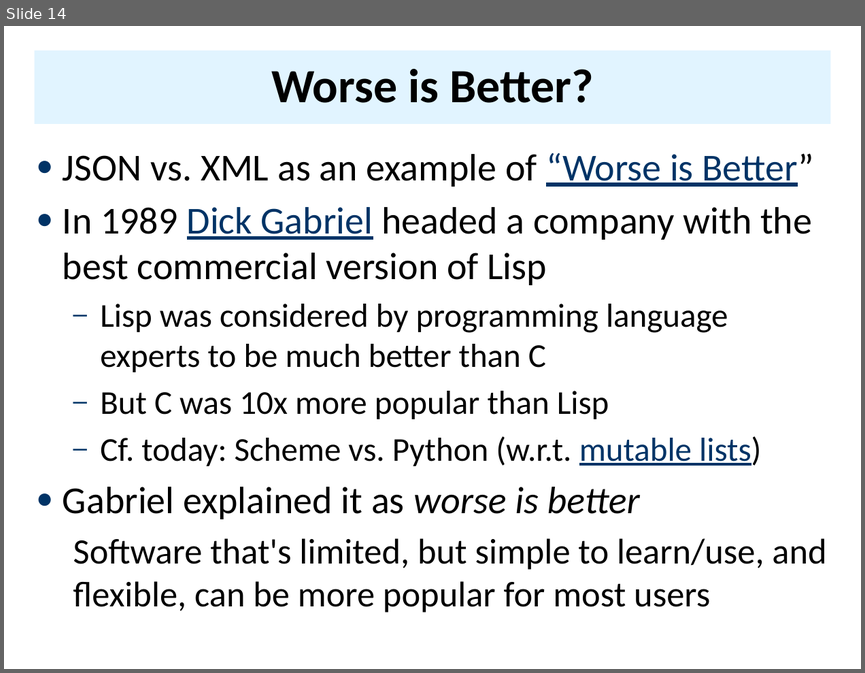
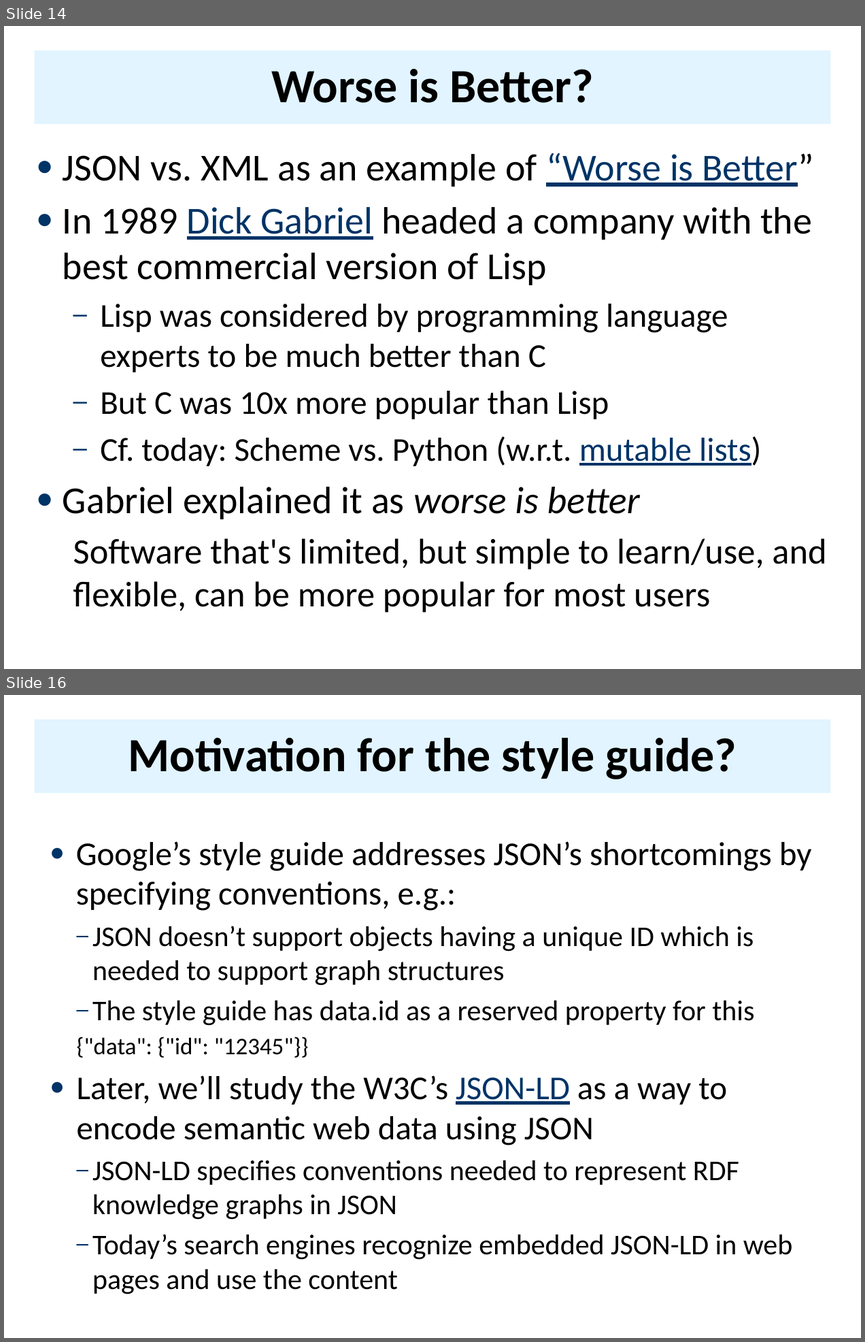
Before and after one commit to UMBC-CMSC-491-691-F19-Knowledge-Graphs/class_material, a slide deck: notes/03_xml/03json.pptx. Shown one above the other, each under a label of ours: slide 14 before the commit, slides 14 and 16 after it; the slides between them are not shown. The pictures are 865x673 and 865x1342 pixels, drawn with LibreOffice and Linux fonts; fonts in the diff are those of the drawing; background and template pictures are left out. Boxes give left, top, right and bottom in pixels: in the first picture for what was removed or moved away, otherwise in the second. Text is boxed around its words. In the diff, an @@ line names an element or a change of style, - is before the commit and + after.

```diff
--- a/notes/03_xml/03json.pptx
+++ b/notes/03_xml/03json.pptx
@@ slide 16 added at bbox=[4, 695, 861, 1338], background #FFFFFF @@
@@ title added at bbox=[34, 719, 830, 793], fill #E1F4FF, 40 pt, text #000000, bold @@
+Motivation for the style guide?
@@ text added at bbox=[76, 841, 812, 1294], 24 pt, text #000000 @@
+● Google’s style guide addresses JSON’s shortcomings by specifying conventions, e.g.:
+  – JSON doesn’t support objects having a unique ID which is needed to support graph structures
+  – The style guide has data.id as a reserved property for this
+    {"data": {"id": "12345"}}
+● Later, we’ll study the W3C’s JSON-LD as a way to encode semantic web data using JSON
+  – JSON-LD specifies conventions needed to represent RDF knowledge graphs in JSON
+  – Today’s search engines recognize embedded JSON-LD in web pages and use the content
```
Also in this commit, not shown: 1 slide changed, 2 other slides added, 3 other files.
